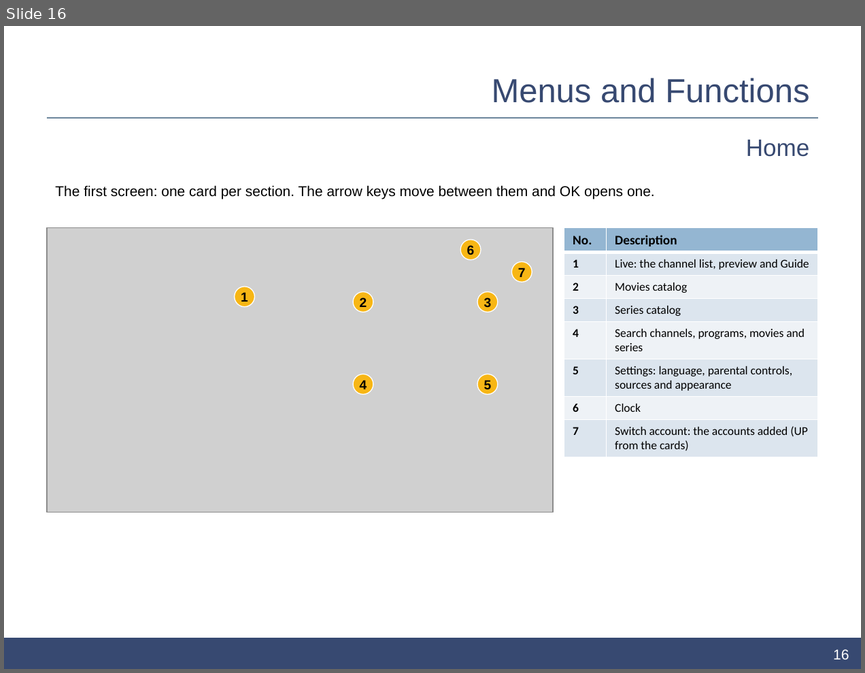
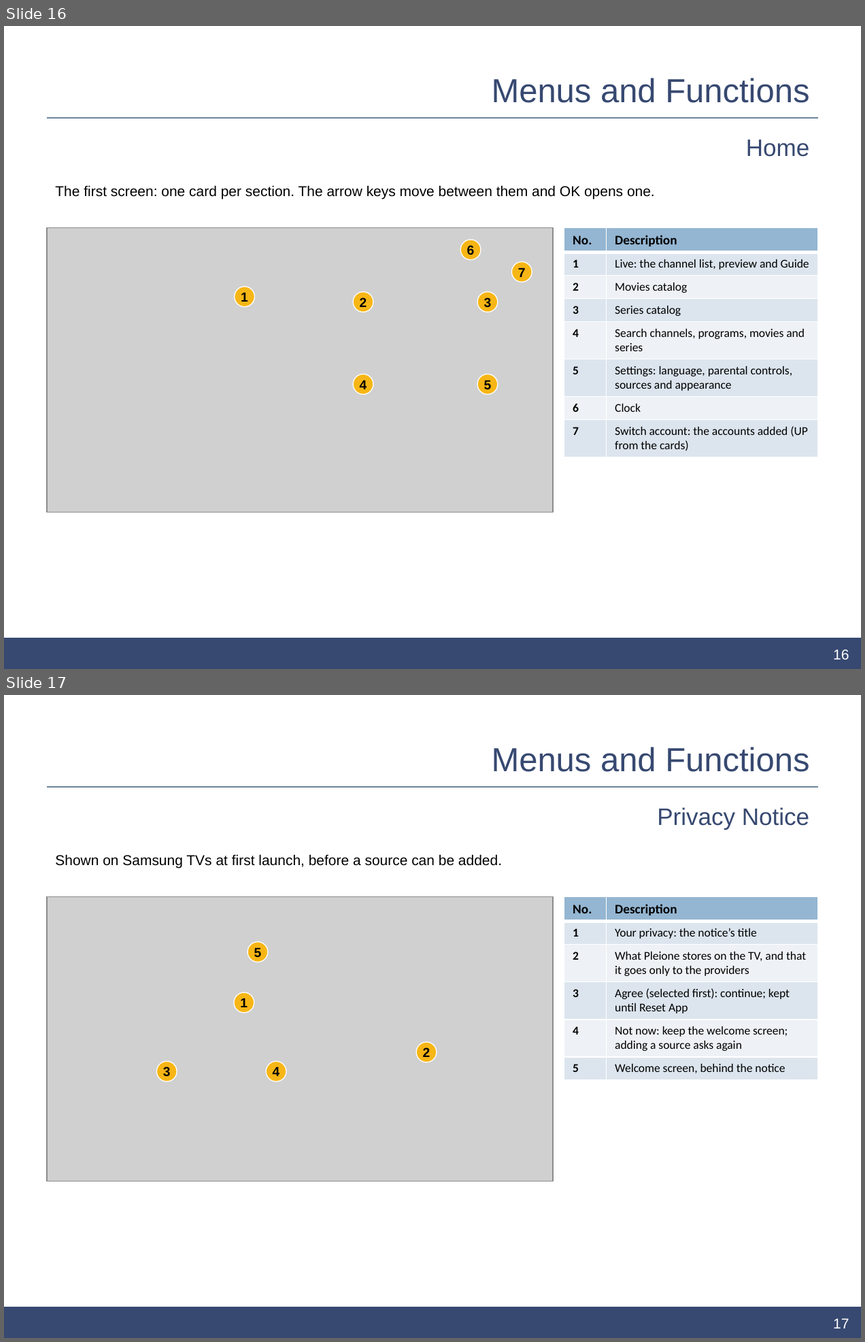
Before and after one commit to ahmedsaed/pleione, a slide deck: store/samsung/ui-description.pptx. Shown one above the other, each under a label of ours: slide 16 before the commit, slides 16 and 17 after it. The pictures are 865x673 and 865x1342 pixels, drawn with LibreOffice and Linux fonts; fonts in the diff are those of the drawing; grey boxes stand for pictures; background and template pictures are left out. Boxes give left, top, right and bottom in pixels: in the first picture for what was removed or moved away, otherwise in the second. Text is boxed around its words. In the diff, an @@ line names an element or a change of style, - is before the commit and + after.

```diff
--- a/store/samsung/ui-description.pptx
+++ b/store/samsung/ui-description.pptx
@@ slide 17 added at [4,695,861,1338], background #FFFFFF; not listed: 2 template elements that a slide beside it also shows @@
@@ title added at [492,747,809,772], 28 pt, text #374971 @@
+Menus and Functions
@@ text added at [657,807,809,830], 20 pt, text #374971 @@
+Privacy Notice
@@ text added at [55,854,502,868], 12 pt, text #000000 @@
+Shown on Samsung TVs at first launch, before a source can be added.
@@ picture added at [47,896,553,1181] @@
@@ table added at [564,896,818,1090], 6 rows, 2 columns @@
+No. | Description
+1 | Your privacy: the notice’s title
+2 | What Pleione stores on the TV, and that it goes only to the providers
+3 | Agree (selected first): continue; kept until Reset App
+4 | Not now: keep the welcome screen; adding a source asks again
+5 | Welcome screen, behind the notice
@@ ellipse added at [247,942,268,962], fill #F7B615, outline #FFFFFF 0.75 pt, 11 pt, text #000000, bold @@
+5
@@ ellipse added at [234,992,254,1013], fill #F7B615, outline #FFFFFF 0.75 pt, 11 pt, text #000000, bold @@
+1
@@ ellipse added at [156,1061,177,1081], fill #F7B615, outline #FFFFFF 0.75 pt, 11 pt, text #000000, bold @@
+3
@@ ellipse added at [266,1061,287,1081], fill #F7B615, outline #FFFFFF 0.75 pt, 11 pt, text #000000, bold @@
+4
@@ ellipse added at [416,1042,436,1063], fill #F7B615, outline #FFFFFF 0.75 pt, 11 pt, text #000000, bold @@
+2
@@ page number added at [833,1318,849,1328], 12 pt, text #FFFFFF @@
+17
```
Also in this commit, not shown: 4 slides changed, 1 other slide added, 4 other files.
